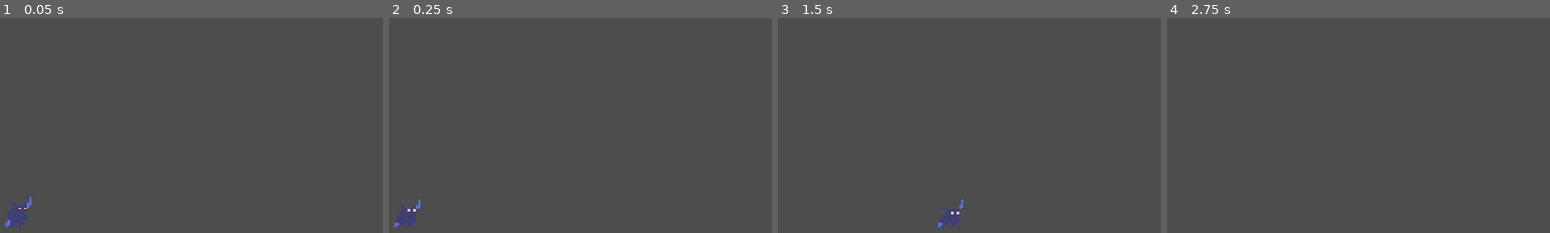
Above: before the commit, frames 1-4 (left to right).
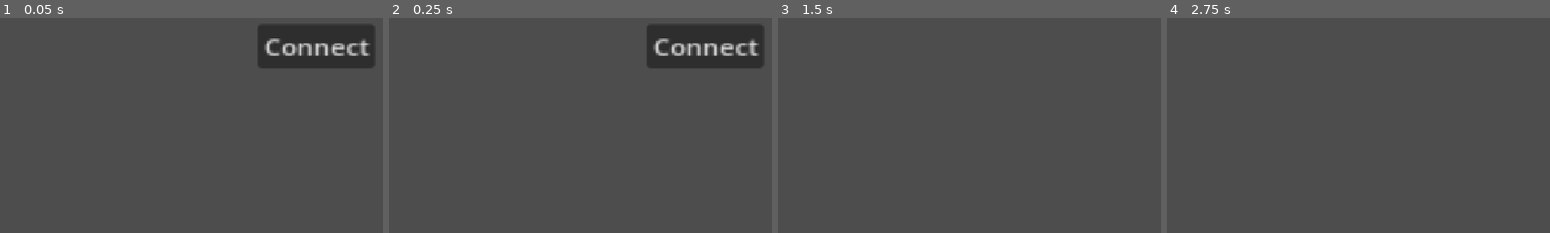
Above: after the commit, the same moments.

Repository: Alikindoger/Proyecto_Cimsi
Game: Godot game, scene res://main.tscn
The game is run twice, just before and just after one commit, with the same random seed, the same clock (stepped at 60 frames per second) and the same inputs. The project has no main scene, so this scene is started directly.
Inputs (mouse positions are in pixels of both pictures, inside the frame that each line leads up to):
- Up to frame 1 (0.05 s): no input
- Up to frame 2 (0.25 s): no input
- Up to frame 3 (1.5 s): click (1095, 45) at 0.5 s, where only the run after the commit has a clickable "Connect"; move the mouse to (958, 190) at 1.27 s; hold Right (ui_right) from 1.28 s (still down); click (958, 190) at 1.42 s
- Up to frame 4 (2.75 s): release Right (ui_right) at 2 s; tap Enter at 2 s; drag from (outside the picture) to (outside the picture) at 2.02 s

The runs differ from the first frame. In frame 1, 5.8% of the frame differs, in the area x 1-98%, y 3-98%; in frame 2, 5.7%; in frame 3, 0.4%; in frame 4, nothing differs.
Error before the commit: Invalid call. Nonexistent function 'put' in base 'JSON'. (res://NetworkClient.gd:68)

Commit message:
Client/Server: Conexión y visualización de otros jugadores

Diff:
--- a/client/src/cimsi-client/NetworkClient.gd
+++ b/client/src/cimsi-client/NetworkClient.gd
@@ -2,22 +2,33 @@
 
 @export var server_url : String = "ws://127.0.0.1:8081"
 
+var player_scene : PackedScene = preload("res://player.tscn")
+
 var socket := WebSocketPeer.new()
-var my_player_id : String = ""
+var my_player_id : String
+var my_player_node
 var is_connected : bool = false
 
+var gameManager : GameManager = null
 
-func _ready() -> void:
+func connection() -> void:
 	print("Conectandose a " + server_url)
 	var err = socket.connect_to_url(server_url)
+	set_process(true)
+
 	if err != OK:
 		print("No se ha podido conectar")
 		set_process(false)
 
 
 
+const TICKS_PER_SECOND: int = 20
+const TICK_TIME: float = 1.0 / TICKS_PER_SECOND
+
+var time_accumulator: float = 0.0
+
 func _process(delta: float) -> void:
-
+	time_accumulator += delta
 	socket.poll() # process packets
 
 	var state = socket.get_ready_state()
@@ -27,6 +38,10 @@
 			is_connected = true
 			var aux = PackedByteArray()
 			print("Conectado al servidor existosamente")
+
+		if time_accumulator >= TICK_TIME:
+			time_accumulator -= TICK_TIME
+			_on_tick()
 
 		while socket.get_available_packet_count() > 0:
 			var packet = socket.get_packet()
@@ -51,21 +66,36 @@
 		return
 	match data.get("TYPE"): # type dice el tipo de json que llega
 
-		"INIT": print("Mi ID es:" + str(data.get("ID")))
+		"INIT": # te metes, te manda TU información
+			my_player_id = str(data.get("ID"))
+			print("["+ my_player_id.substr(0,3) + "]"+ "Mi ID es:" + str(data.get("ID")))
+			gameManager.add_player(my_player_id,true)
 			# mandar las posiciones de otros jugadores
 			# mapa estamos
 			# nuestra posicion
-		"PLAYER_RESET": print("La posicion de " + str(data.get("ID")) + " es ")
+		"PLAYER_RESET":
+			print("["+ my_player_id.substr(0,3) + "]"+"Jugador conectado con id" + str(data.get("ID")))
+			gameManager.add_player(str(data.get("ID")),false) # llama a la funcion para crear el personaje
+
 			#manda informacion del resto de jugadores conectados al iniciar la conexion
+
+		#cuando te metes, te informa de los demas
 
 		"PLAYER_MOVED": pass
 
-		"HOLA_MUNDO": print(data.get("mensaje"))
+		"DISCONNECT":
+			print("["+ my_player_id.substr(0,3) + "] Jugador desconectado con ID: " + str(data.get("ID")))
+			#busca al jugador en la escena con su ID, y lo elimina
+			#player_container.find_node(str(data.get("ID"))).queue_free()
+
+func _on_tick():
+	if my_player_node != null:
+		player_move(my_player_node.position)
 
 
 func player_move(position: Vector2):
-	var message = JSON.new()
-	message.put("TYPE","PLAYER_MOVE")
-	message.put("X",position.x)
-	message.put("Y",position.y)
-	socket.send(message.to_utf8_buffer())
+	var message : Dictionary=  {}
+	message["TYPE"] = "PLAYER_MOVE"
+	message["X"] = position.x
+	message["Y"] = position.y
+	socket.send(JSON.stringify(message).to_utf8_buffer())
--- /dev/null
+++ b/client/src/cimsi-client/connection_button.gd
@@ -0,0 +1,8 @@
+extends Button
+
+
+
+
+func _on_button_down() -> void:
+	NetworkClient.connection()
+	queue_free()
--- /dev/null
+++ b/client/src/cimsi-client/game_manager.gd
@@ -0,0 +1,25 @@
+class_name GameManager
+
+extends Node2D
+
+
+var player_scene : PackedScene = preload("res://player.tscn")
+
+@onready var player_container = $Players
+
+var my_player_id : String
+var my_player_node
+var is_connected : bool = false
+
+func _ready() -> void:
+	if NetworkClient.gameManager != null:
+		queue_free()
+		push_warning("Hay dos scripts de gameManager")
+
+	NetworkClient.gameManager = self
+
+func add_player(id : String, is_local = false):
+	my_player_node = player_scene.instantiate()
+	my_player_node.name = id# el nodo del jugador con su ID
+	my_player_node.is_local = is_local
+	player_container.add_child(my_player_node)
--- /dev/null
+++ b/client/src/cimsi-client/game_manager.tscn
@@ -0,0 +1,6 @@
+[gd_scene format=3 uid="uid://bxmoisedc60db"]
+
+[ext_resource type="Script" uid="uid://ctwtpxsc3iogn" path="res://game_manager.gd" id="1_70yv6"]
+
+[node name="GameManager" type="Node2D" unique_id=244391308]
+script = ExtResource("1_70yv6")
--- a/client/src/cimsi-client/main.tscn
+++ b/client/src/cimsi-client/main.tscn
@@ -1,12 +1,26 @@
 [gd_scene format=3 uid="uid://eg82bfmclcfs"]
 
-[ext_resource type="PackedScene" uid="uid://csihi4rcf51ry" path="res://player.tscn" id="2_0xm2m"]
+[ext_resource type="PackedScene" uid="uid://bxmoisedc60db" path="res://game_manager.tscn" id="2_0xm2m"]
+[ext_resource type="Script" uid="uid://difsyft662cij" path="res://connection_button.gd" id="2_h2yge"]
 
 [node name="_Node2D_52" type="Node2D" unique_id=1932720807]
 metadata/_tc_uuid = "450217506875145952"
 metadata/scene_file_path = "res://main.tscn"
 
-[node name="Player" parent="." unique_id=977924291 instance=ExtResource("2_0xm2m")]
-
 [node name="Camera2D" type="Camera2D" parent="." unique_id=2016863825]
 zoom = Vector2(4, 4)
+
+[node name="Button" type="Button" parent="." unique_id=240994762]
+offset_left = 93.00001
+offset_top = -72.0
+offset_right = 165.0
+offset_bottom = -41.0
+scale = Vector2(0.6349195, 0.548386)
+text = "Connect"
+script = ExtResource("2_h2yge")
+
+[node name="hi" type="Node2D" parent="." unique_id=1711096838]
+
+[node name="GameManager" parent="." unique_id=244391308 instance=ExtResource("2_0xm2m")]
+
+[connection signal="button_down" from="Button" to="Button" method="_on_button_down"]
--- a/client/src/cimsi-client/player.gd
+++ b/client/src/cimsi-client/player.gd
@@ -4,21 +4,22 @@
 const SPEED = 300.0
 const JUMP_VELOCITY = -400.0
 
+var is_local = false
 
 func _physics_process(delta: float) -> void:
+	if is_local:
+		var directionX := Input.get_axis("ui_left", "ui_right")
+		var directionY := Input.get_axis("ui_up", "ui_down")
+		if directionX || directionY:
+			velocity.x = directionX * SPEED
+			velocity.y = directionY * SPEED
 
-	var directionX := Input.get_axis("ui_left", "ui_right")
-	var directionY := Input.get_axis("ui_up", "ui_down")
-	if directionX || directionY:
-		velocity.x = directionX * SPEED
-		velocity.y = directionY * SPEED
+		else:
+			velocity.x = move_toward(velocity.x, 0, SPEED)
+			velocity.y = move_toward(velocity.y, 0, SPEED)
 
-	else:
-		velocity.x = move_toward(velocity.x, 0, SPEED)
-		velocity.y = move_toward(velocity.y, 0, SPEED)
-
-	if velocity != Vector2.ZERO:
-		NetworkClient.player_move(position)
+		if velocity != Vector2.ZERO:
+			NetworkClient.player_move(position)
 
 
 	move_and_slide()
Not shown, added: client/src/cimsi-client/connection_button.gd.uid
Not shown, added: client/src/cimsi-client/game_manager.gd.uid
